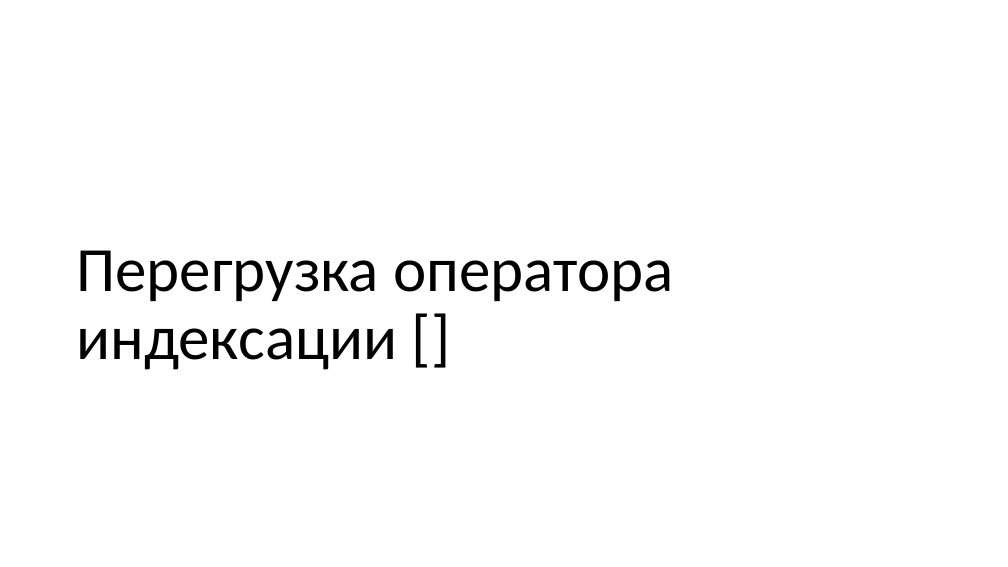
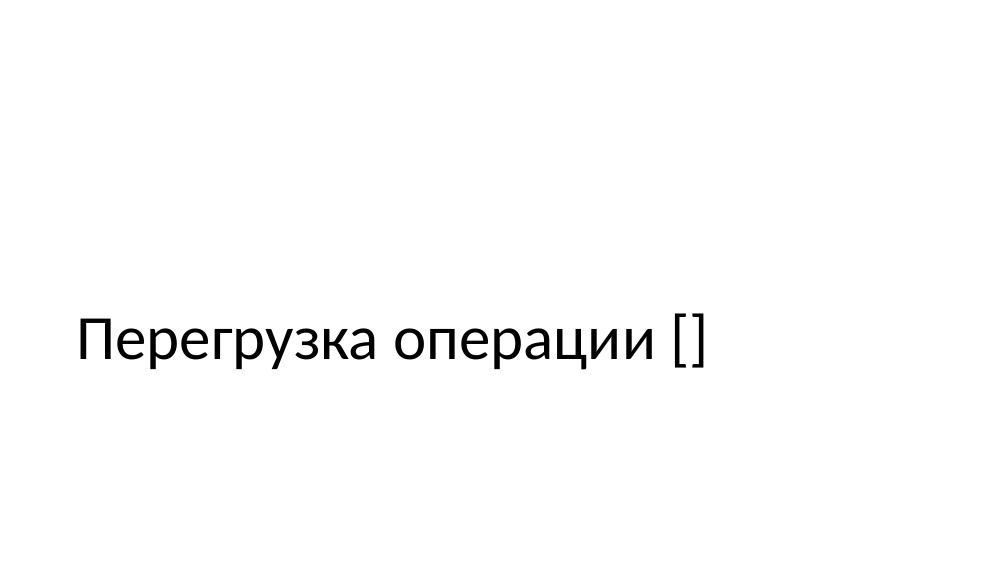
Before and after one commit to alexey-malov/oop, a slide deck: slide 75 of lectures/04/Дружественные функции и классы. Перегрузка операций.pptx (slide 74 before the commit). Drawn at 1008x567 pixels with LibreOffice and Linux fonts; fonts in the diff are those of the drawing. Boxes give left, top, right and bottom in pixels: in the first picture for what was removed or moved away, otherwise in the second. Text is boxed around its words. In the diff, an @@ line names an element or a change of style, - is before the commit and + after.

```diff
--- a/lectures/04/Дружественные функции и классы. Перегрузка операций.pptx
+++ b/lectures/04/Дружественные функции и классы. Перегрузка операций.pptx
@@ title at bbox=[76, 318, 656, 370]: text changed @@
-Перегрузка оператора индексации []
+Перегрузка операции []
```
Also in this commit, not shown: 4 other slides changed, 1 slide added, 1 other file.
